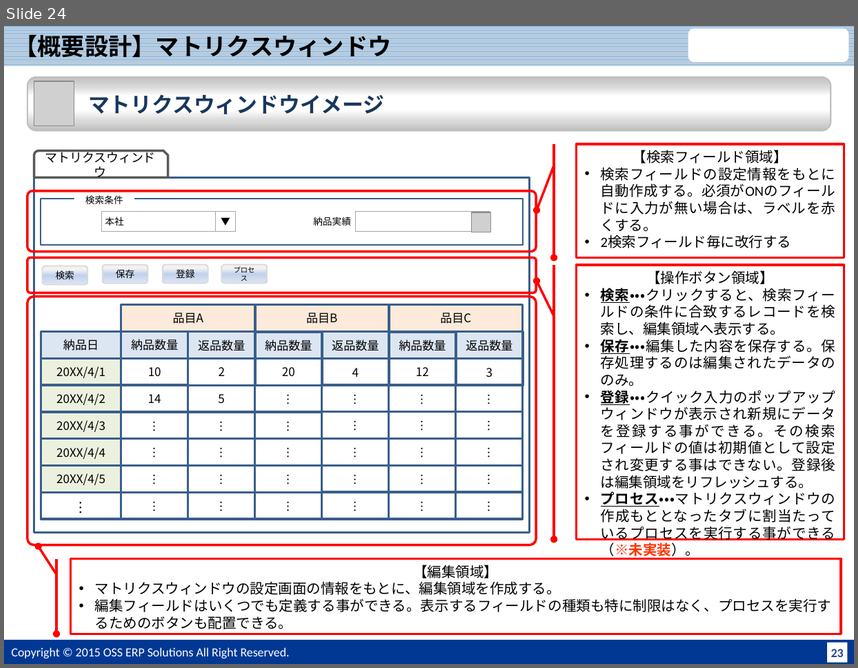
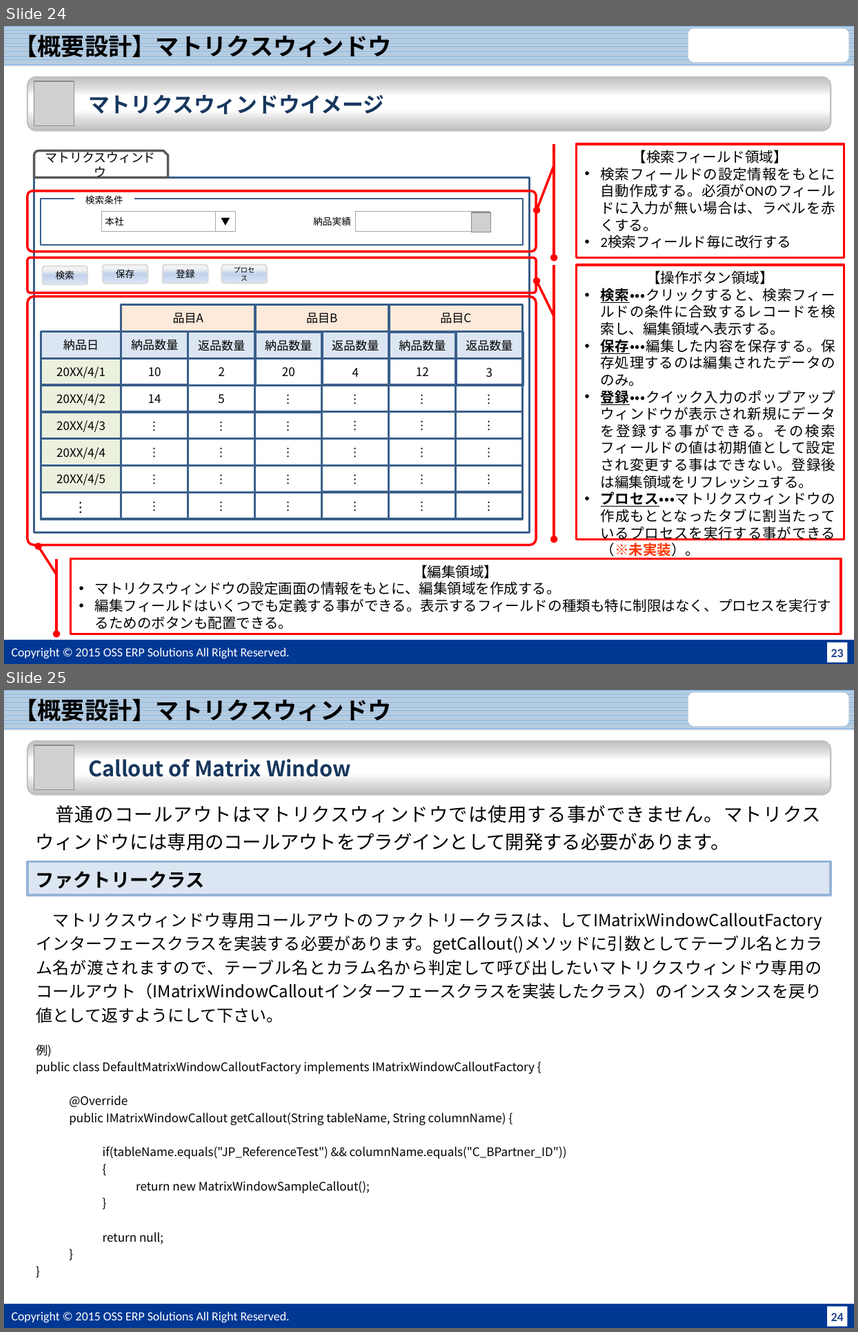
Before and after one commit to JPiere/jpiere.plugin.webui.matrixwindow, a slide deck: Doc/JPIERE-0098_MatrixWindow.pptx. Shown one above the other, each under a label of ours: slide 24 before the commit, slides 24 and 25 after it. The pictures are 858x668 and 858x1332 pixels, drawn with LibreOffice and Linux fonts; fonts in the diff are those of the drawing; grey boxes stand for pictures; background and template pictures are left out. Boxes give left, top, right and bottom in pixels: in the first picture for what was removed or moved away, otherwise in the second. Text is boxed around its words. In the diff, an @@ line names an element or a change of style, - is before the commit and + after.

```diff
--- a/Doc/JPIERE-0098_MatrixWindow.pptx
+++ b/Doc/JPIERE-0098_MatrixWindow.pptx
@@ slide 25 added at <box>4,690,854,1328</box>, background #FFFFFF; not listed: 5 template elements that a slide beside it also shows @@
@@ title added at <box>14,696,391,725</box>, 20 pt, text #000000, bold @@
+【概要設計】マトリクスウィンドウ
@@ rounded rectangle added at <box>27,741,831,795</box>, fill gradient #BFBFBF to #D9D9D9 to #FFFFFF, outline #C0C0C0 1.25 pt, 18 pt, text #17375E, bold @@
+Callout of Matrix Window
@@ picture added at <box>34,745,74,789</box> @@
@@ text added at <box>36,805,821,851</box>, 16 pt, text #000000 @@
+普通のコールアウトはマトリクスウィンドウでは使用する事ができません。マトリクスウィンドウには専用のコールアウトをプラグインとして開発する必要があります。
@@ rectangle added at <box>27,862,831,895</box>, fill #DCE6F2, outline #95B3D7 2 pt, 16 pt, text #000000, bold @@
+ファクトリークラス
@@ text added at <box>36,912,823,1023</box>, 14 pt, text #000000 @@
+マトリクスウィンドウ専用コールアウトのファクトリークラスは、してIMatrixWindowCalloutFactoryインターフェースクラスを実装する必要があります。getCallout()メソッドに引数としてテーブル名とカラム名が渡されますので、テーブル名とカラム名から判定して呼び出したいマトリクスウィンドウ専用のコールアウト（IMatrixWindowCalloutインターフェースクラスを実装したクラス）のインスタンスを戻り値として返すようにして下さい。
@@ text added at <box>36,1044,567,1243</box>, 10 pt, text #000000 @@
+例)
+public class DefaultMatrixWindowCalloutFactory implements IMatrixWindowCalloutFactory {
+@Override
+public IMatrixWindowCallout getCallout(String tableName, String columnName) {
+if(tableName.equals("JP_ReferenceTest") && columnName.equals("C_BPartner_ID"))
+{
+return new MatrixWindowSampleCallout();
+}
+return null;
+}
+}
```
Also in this commit, not shown: 3 other slides added.
